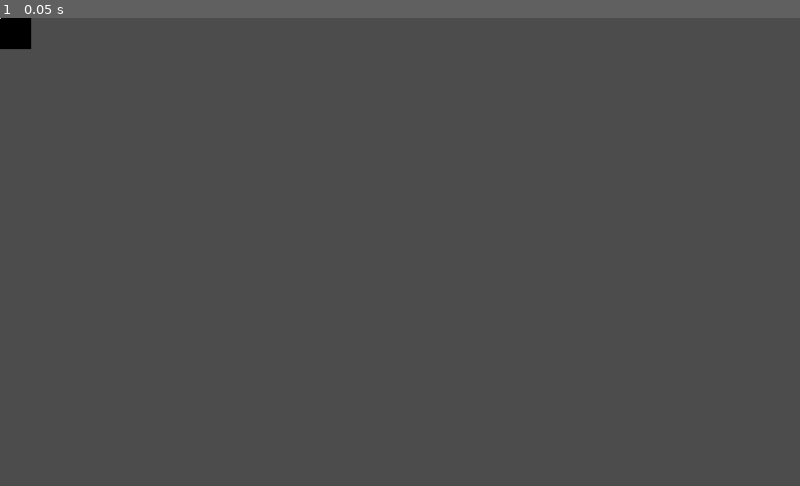
Above: before the commit, frame 1.
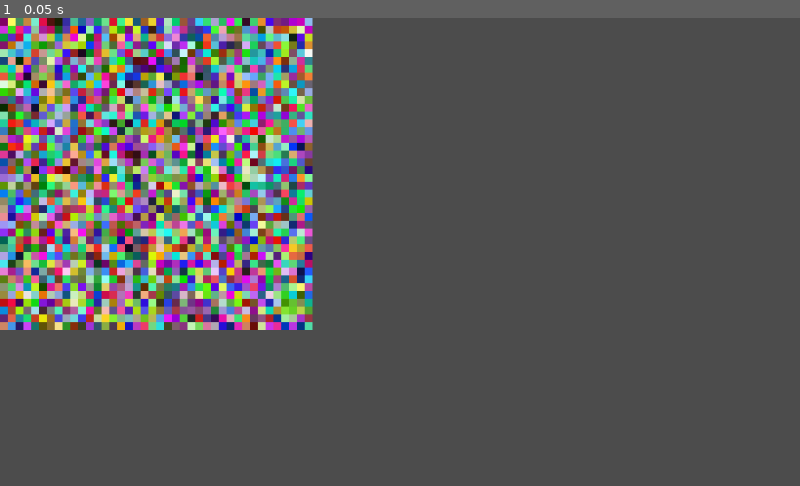
Above: after the commit, the same moment.

Repository: Pravalika0621/doom-fire-algorithm
Game: Godot game, scene res://Fire.tscn
Two runs of this game, one before a commit and one after it. Both use one fixed random seed, a clock stepped at 60 frames per second and the inputs below.
Inputs:
- Up to frame 1 (0.05 s): no input

The runs differ from the first frame. In frame 1, 26% of the frame differs, in the area x 0-40%, y 0-67%.

Commit message:
Test random texture generation

Diff:
--- a/playground/gdscript-doom-fire/core/Render.gd
+++ b/playground/gdscript-doom-fire/core/Render.gd
@@ -1,29 +1,31 @@
-extends Node2D
+extends Sprite
 
 
 export(Vector2) var size = Vector2(40, 40)
+export(int) var pixel_scale = 10
 
 const COLORS = [Color.white, Color.black]
 
-var pixel_scale = 10
-
-var texture = ImageTexture.new()
-
 
 func _ready():
+	centered = false
+	scale = Vector2(pixel_scale, pixel_scale)
 	render()
-
-
-func _draw():
-	draw_texture(texture, Vector2())
 
 
 func render():
 	var img = Image.new()
-	img.create(size.x, size.y, true, Image.FORMAT_RGBA8)
-	img.fill(Color.black)
-	img.lock()
-	img.set_pixel(0, 0, Color.white)
-	img.unlock()
+	img.create(size.x, size.y, false, Image.FORMAT_RGB8)
 
-	texture.create_from_image(img)
+	for x in range(img.get_width()):
+		for y in range(img.get_height()):
+			randomize()
+			img.lock()
+			img.set_pixel(x, y, Color(randf(), randf(), randf()))
+			img.unlock()
+
+	var tex = ImageTexture.new()
+	tex.create_from_image(img)
+	tex.flags = 0
+	texture = tex
+	update()
